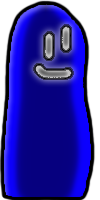
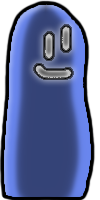
Revision of a layered w=100, h=200 image; what changed, layer by layer:
added group "Normal" with 2 layers above "Super" over [4, 4, 91, 197]
added layer "Ebene 2" (1st of 2, in "Normal") in group "Normal" over [33, 24, 74, 80]
added layer "Ebene 1" (1st of 2, in "Normal") in group "Normal" over [4, 4, 91, 197]
moved "Ebene 2" (2nd of 2, in "Super") into group "Super" over [33, 24, 74, 80]
moved "Ebene 1" (2nd of 2, in "Super") into group "Super" over [4, 4, 91, 197]
